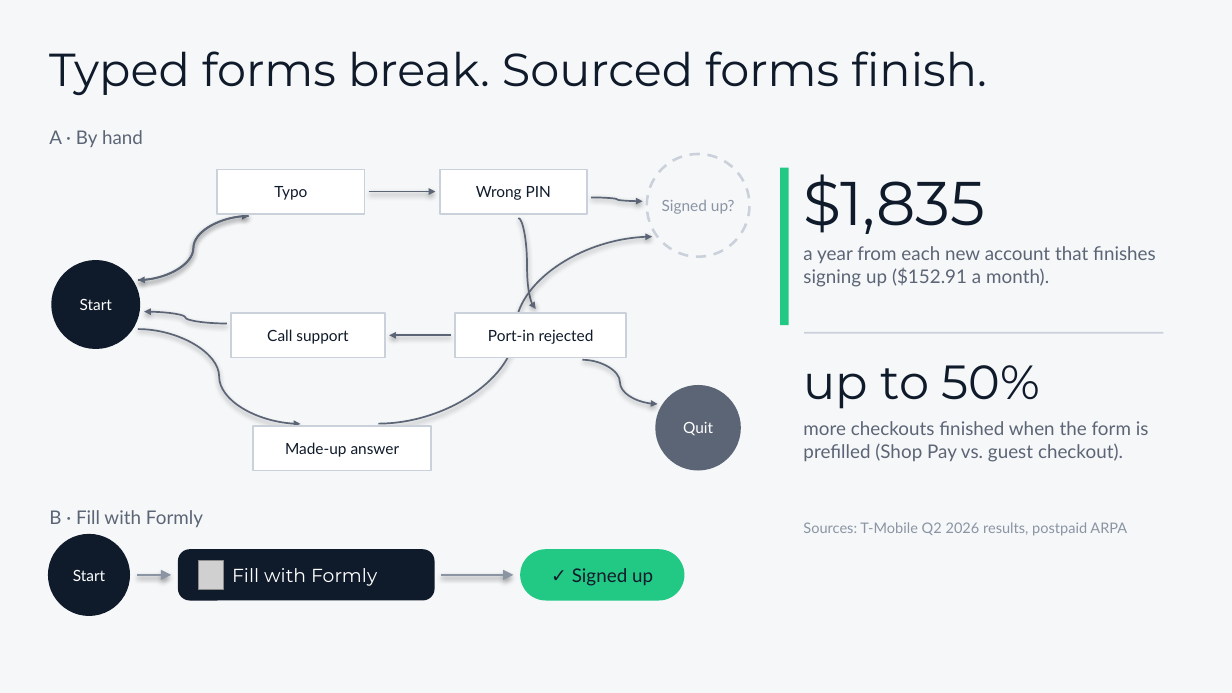
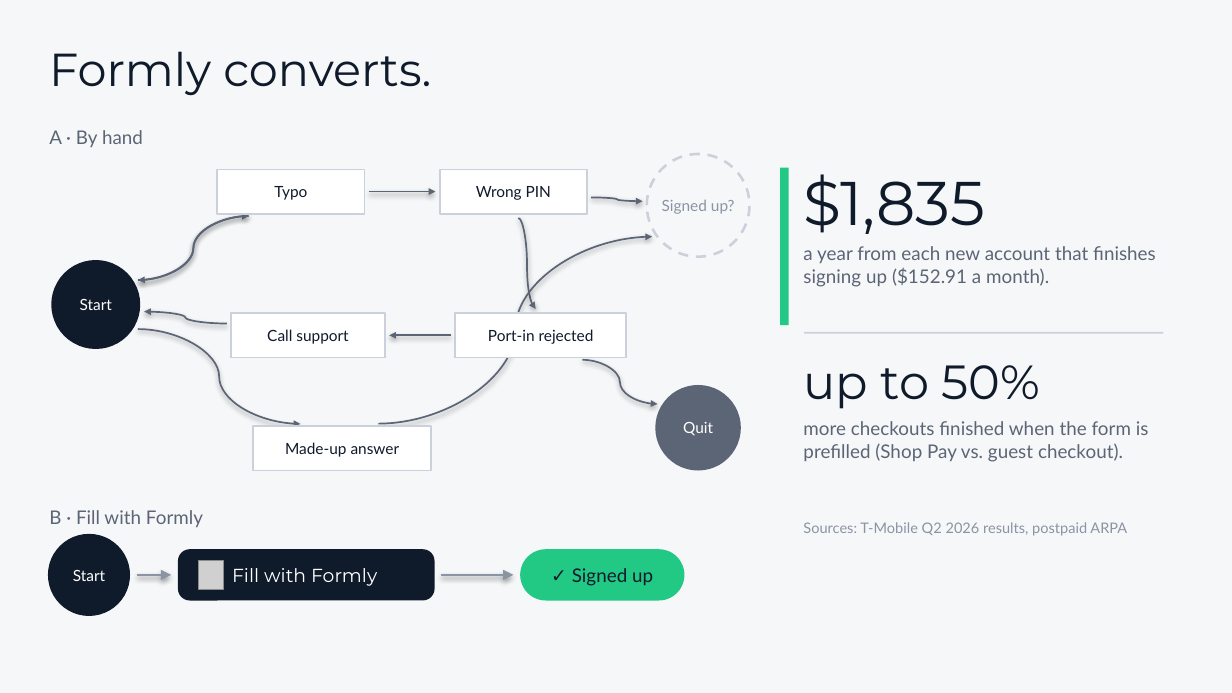
Before and after one commit to salvobonsma/DubHacks2026, a slide deck: slide 4 of deck/Formly-deck.pptx. Drawn at 1232x693 pixels with LibreOffice and Linux fonts; fonts in the diff are those of the drawing; grey boxes stand for pictures. Boxes give left, top, right and bottom in pixels: in the first picture for what was removed or moved away, otherwise in the second. Text is boxed around its words. In the diff, an @@ line names an element or a change of style, - is before the commit and + after.

```diff
--- a/deck/Formly-deck.pptx
+++ b/deck/Formly-deck.pptx
@@ text at box(49, 51, 431, 96): text changed @@
-Typed forms break. Sourced forms finish.
+Formly converts.
```
Also in this commit, not shown: 3 other slides changed, 2 other files.
